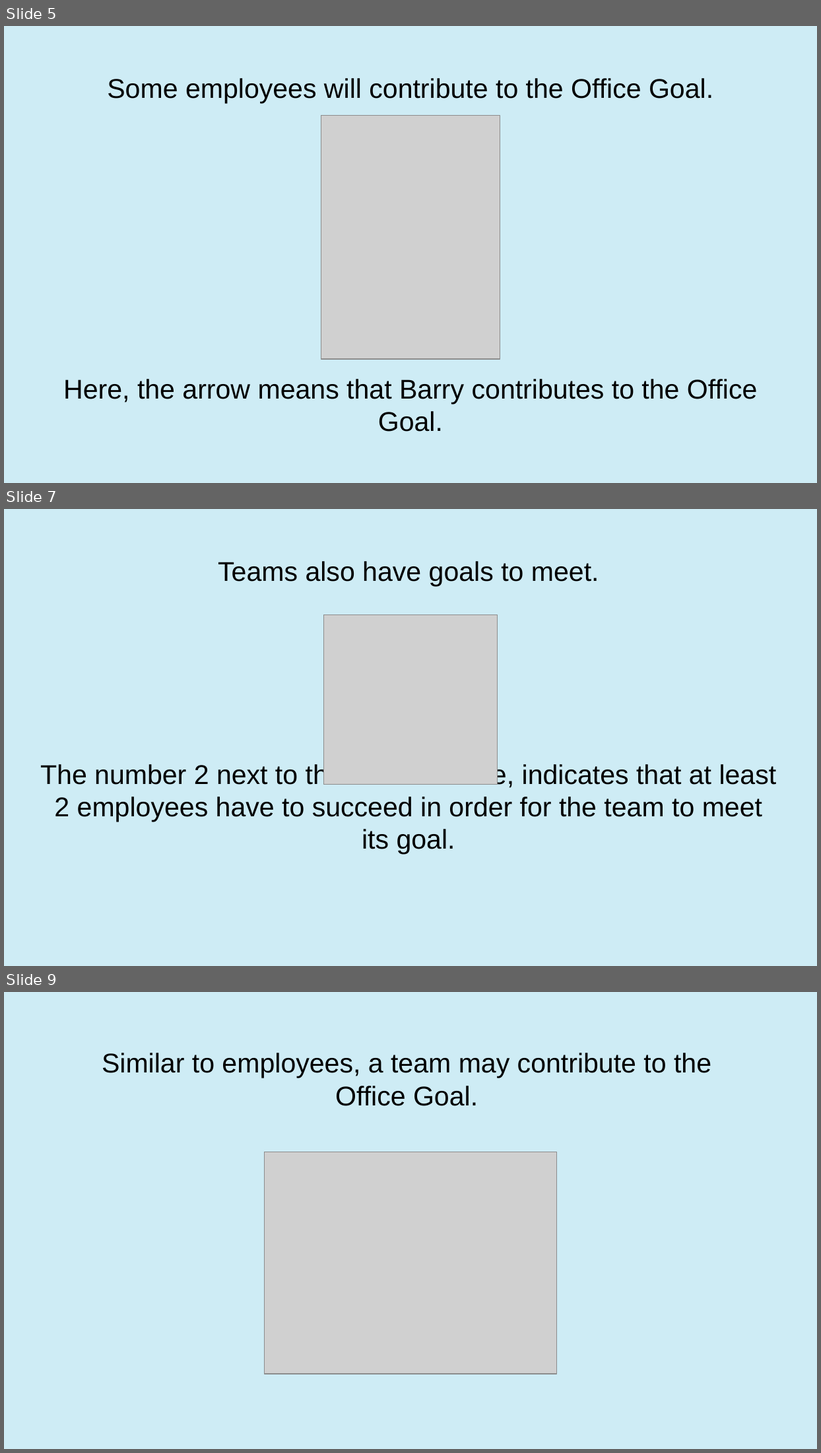
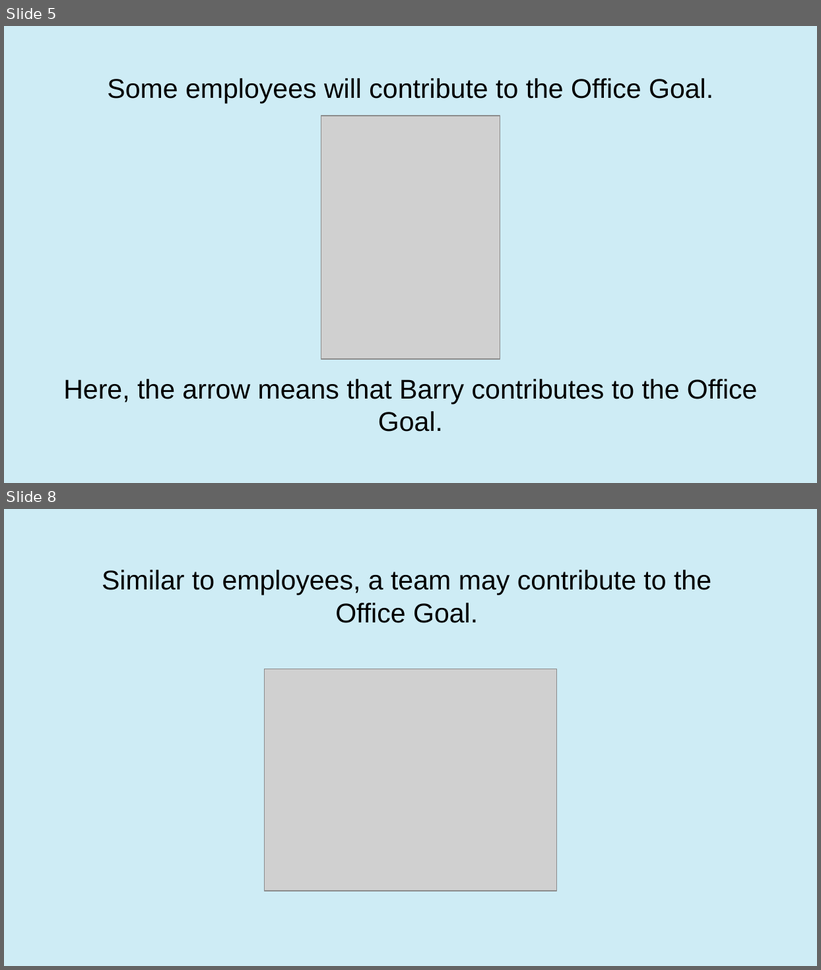
Before and after one commit to nathaliefernandez/unpacking_responsibility, a slide deck: src/experiment/static/images/instructions/Tutorial.pptx. Shown one above the other, each under a label of ours: slides 5, 7 and 9 before the commit, slides 5 and 8 after it; the slides between them are not shown. The pictures are 821x1453 and 821x970 pixels, drawn with LibreOffice and Linux fonts; fonts in the diff are those of the drawing; grey boxes stand for pictures. Boxes give left, top, right and bottom in pixels: in the first picture for what was removed or moved away, otherwise in the second. Text is boxed around its words. In the diff, an @@ line names an element or a change of style, - is before the commit and + after.

```diff
--- a/src/experiment/static/images/instructions/Tutorial.pptx
+++ b/src/experiment/static/images/instructions/Tutorial.pptx
@@ slide 7 removed at bbox=[4, 509, 817, 966], background #CEECF5 @@
@@ text removed at bbox=[40, 561, 777, 855] @@
-Teams also have goals to meet.
-The number 2 next to the Team A node, indicates that at least 2 employees have to succeed in order for the team to meet its goal.
@@ picture removed at bbox=[323, 615, 498, 785] @@
@@ what was slide 9 is now slide 8 @@
```
Also in this commit, not shown: 2 slides changed, 4 other files.
